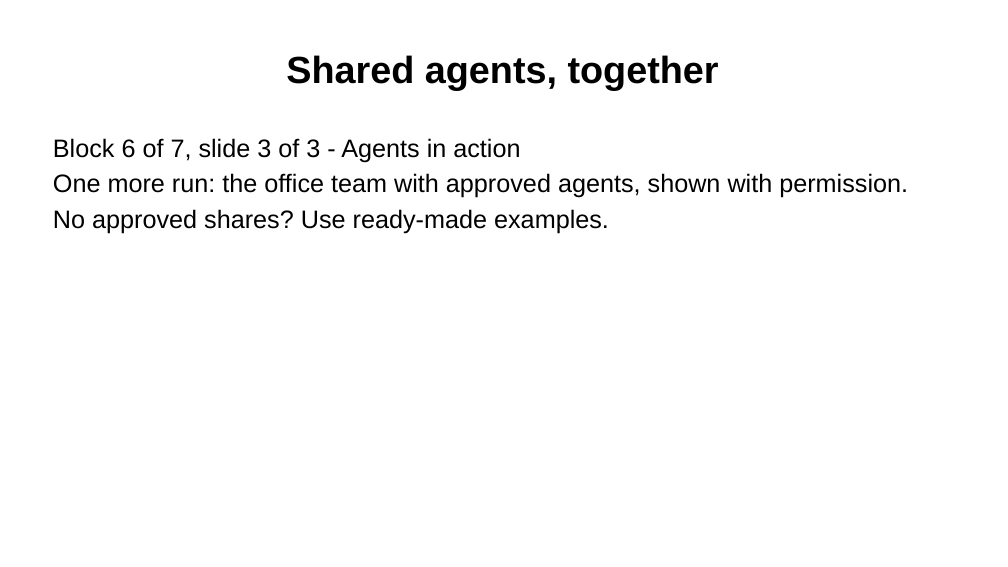
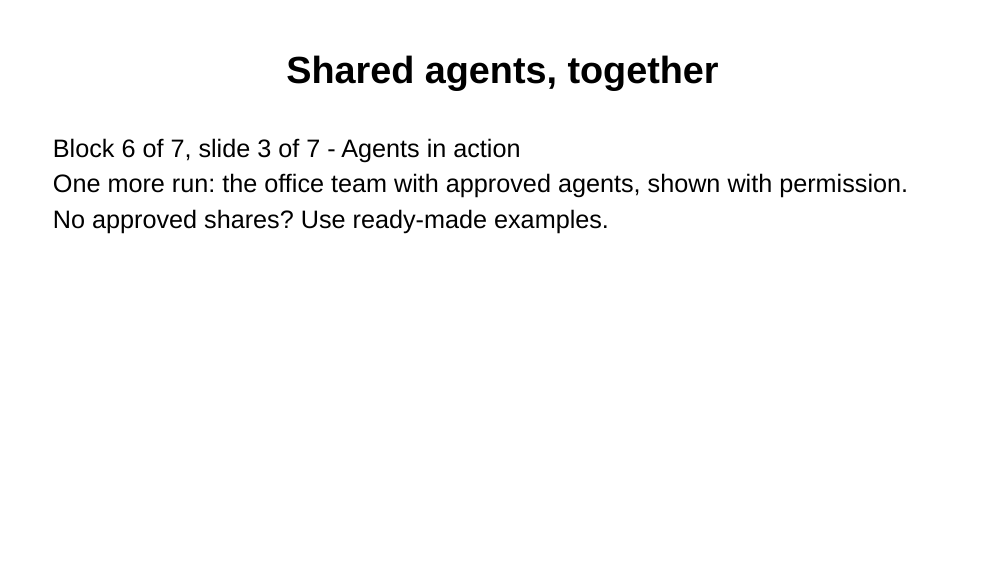
Before and after one commit to Community-Access/glow, a slide deck: slide 30 of docs/ahg-2026/slides.pptx. Drawn at 1008x567 pixels with LibreOffice and Linux fonts; fonts in the diff are those of the drawing. Boxes give left, top, right and bottom in pixels: in the first picture for what was removed or moved away, otherwise in the second. Text is boxed around its words. In the diff, an @@ line names an element or a change of style, - is before the commit and + after.

```diff
--- a/docs/ahg-2026/slides.pptx
+++ b/docs/ahg-2026/slides.pptx
@@ text at [53,138,520,163]: text changed @@
-Block 6 of 7, slide 3 of 3 - Agents in action
+Block 6 of 7, slide 3 of 7 - Agents in action
```
Also in this commit, not shown: 2 other slides changed, 4 slides added, 26 other files.
